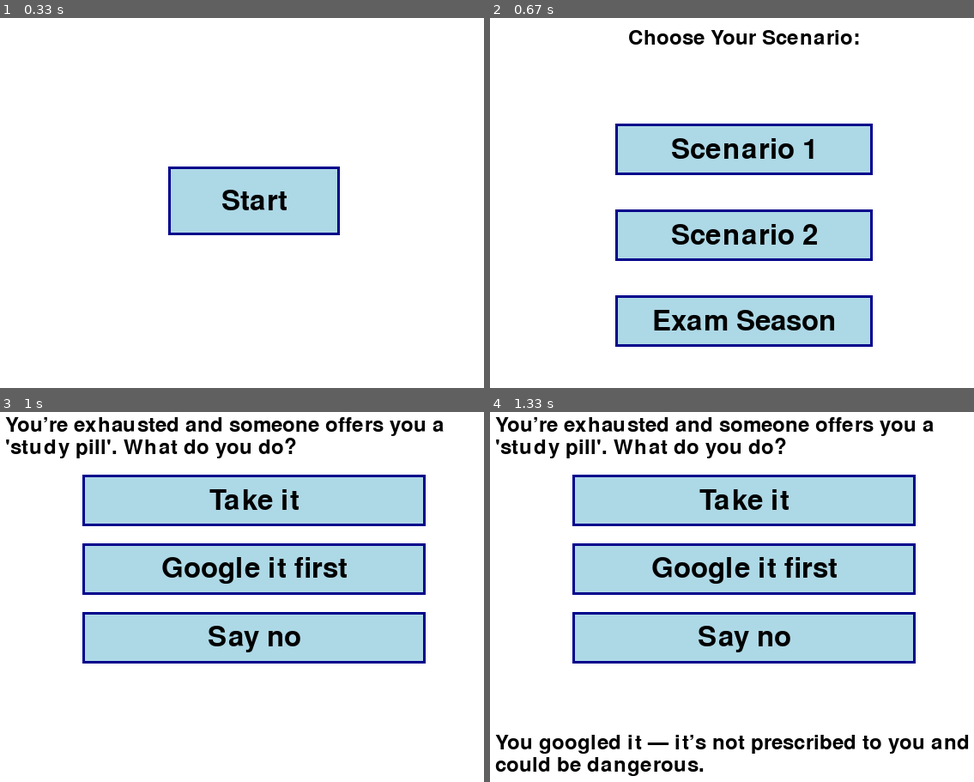
Above: before the commit, frames 1-4 (two rows, left to right).
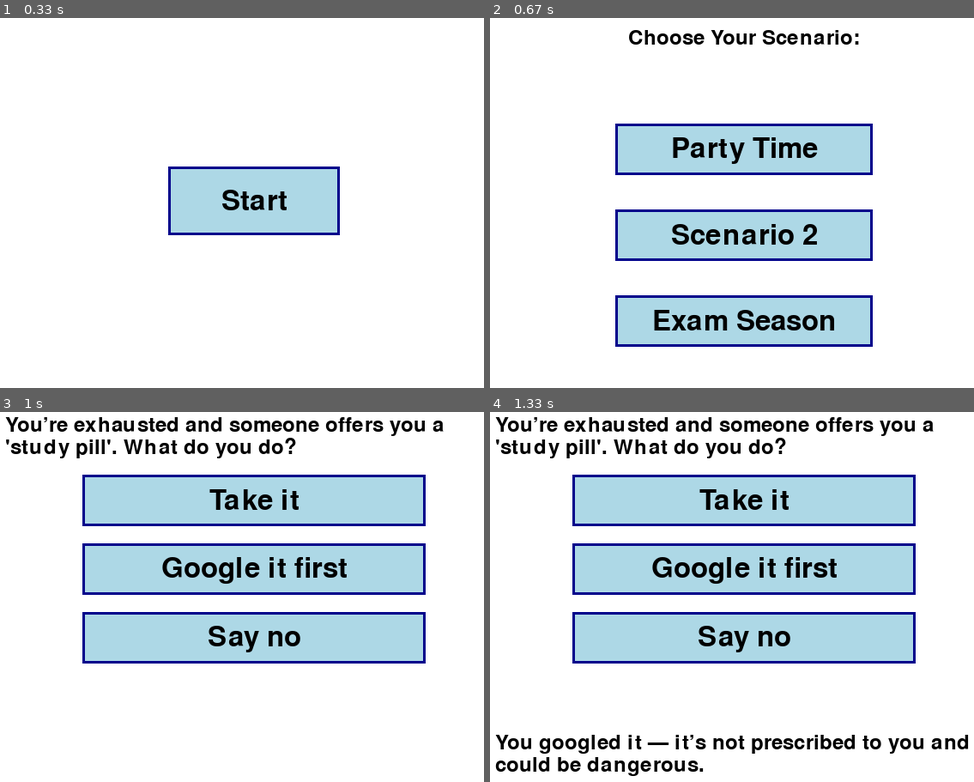
Above: after the commit, the same moments.

Repository: 19662005/CSProject2
Game: pygame game, started from pygameinstall.py
Two runs of this game, one before a commit and one after it. Both use one fixed random seed, a clock stepped at 60 frames per second and the inputs below.
Inputs (mouse positions are in pixels of both pictures, inside the frame that each line leads up to):
- Up to frame 1 (0.33 s): no input
- Up to frame 2 (0.67 s): click (741, 199) at 0.38 s
- Up to frame 3 (1 s): click "Exam Season" at 0.72 s
- Up to frame 4 (1.33 s): click "Google it first" at 1.05 s

Frame 1 is identical in both runs. In frame 2, 0.8% of the frame differs, in the area x 37-68%, y 32-40%; in frame 3, nothing differs; in frame 4, nothing differs.

Commit message:
Deletedextra
Claire: 30 minutes. I deleted something that was repeated/not helpful and had been causing some confusion after finally figuring out why I couldn't change the name of scenario 1 (it had been duplicated elsewhere and was not fully correct)

Diff:
--- a/pygameinstall.py
+++ b/pygameinstall.py
@@ -104,13 +104,6 @@
     pygame.quit()
     sys.exit()
 
-# Setting up the start screen
-start_button = Button ("Start", WIDTH//2 - 100, HEIGHT//2 - 40, 200, 80, start_game)
-scenario_buttons = [
-    Button("Party Time", WIDTH//2 - 150, 150, 300, 60, lambda: print ("Scenario 1 selected")),
-    Button("Scenario 2", WIDTH//2 - 150, 250, 300, 60, lambda: print ("Scenario 2 selected")),
-    Button("Exam Season", WIDTH//2 - 150, 350, 300, 60, lambda: print("Scenario 3 selected")),
-]
 
 # Setting up the summary screen and loading the image
 def draw_summary_screen():
@@ -300,10 +293,9 @@
         scenario3_feedback3 = "Waiting made things worse — overdoses happened."
     pygame.time.set_timer(pygame.USEREVENT + 2, 2500)
 
-#Setting up the buttons for the scenario select screen - these will be used to select which scenario to play
 start_button = Button("Start", WIDTH//2 - 100, HEIGHT//2 - 40, 200, 80, start_game)
 scenario_buttons = [
-    Button("Scenario 1", WIDTH//2 - 150, 150, 300, 60, scenario_1),
+    Button("Party Time", WIDTH//2 - 150, 150, 300, 60, scenario_1),
     Button("Scenario 2", WIDTH//2 - 150, 250, 300, 60, scenario_2),
     Button("Exam Season", WIDTH//2 - 150, 350, 300, 60, scenario_3),
 ]
